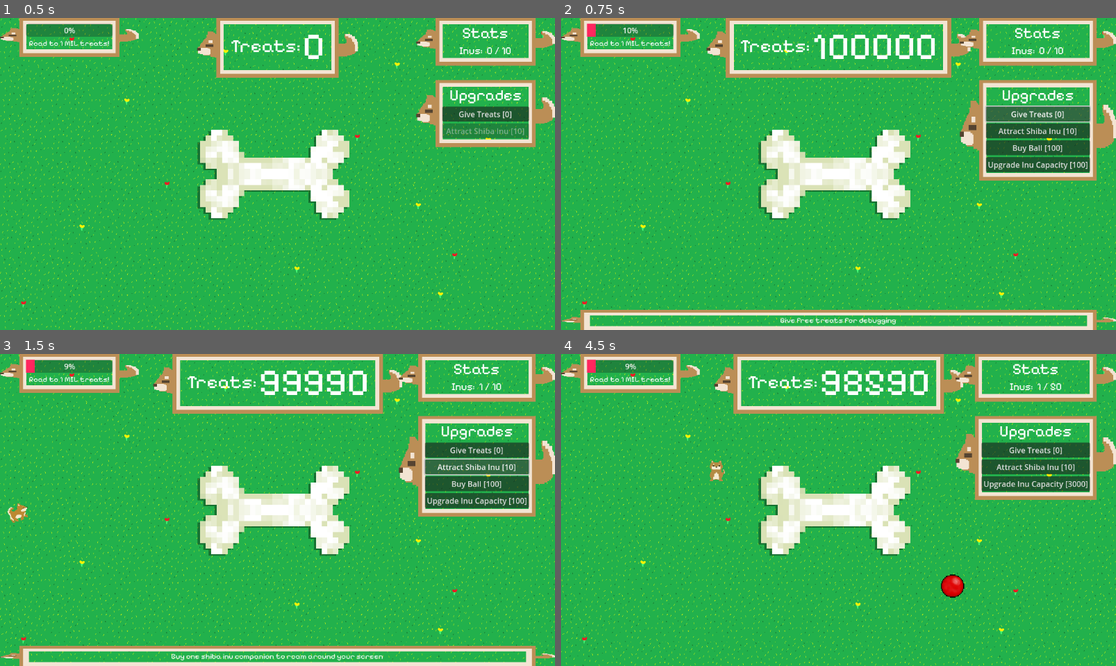
Above: before the commit, frames 1-4 (two rows, left to right).
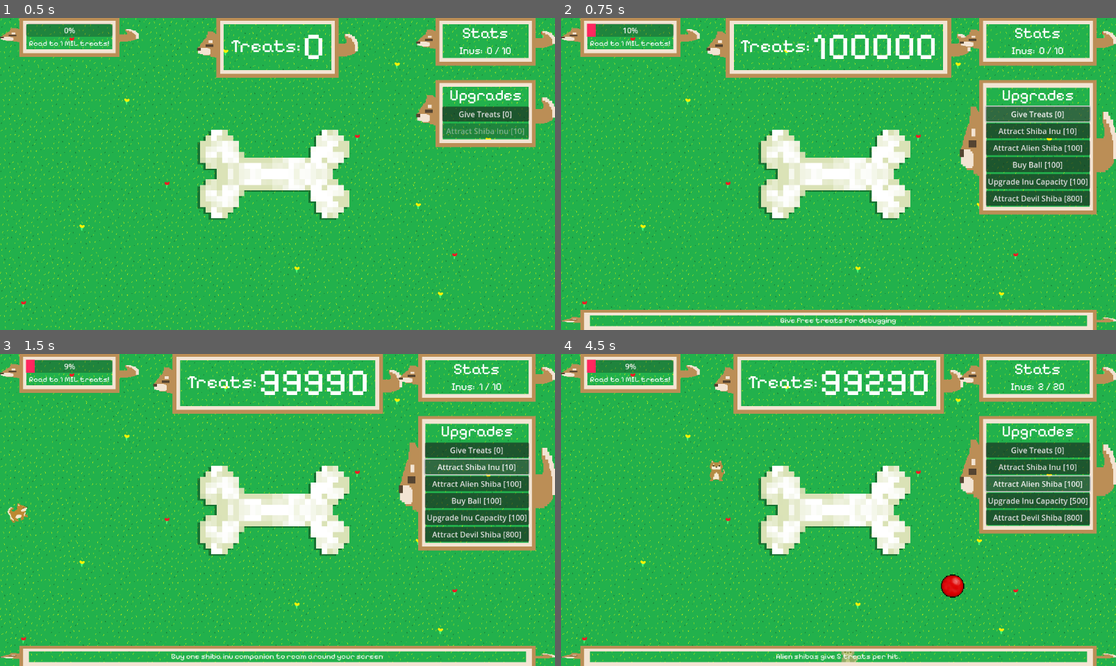
Above: after the commit, the same moments.

Repository: ejmejm/ShibaIdle
Game: Godot game, scene res://scenes/root.tscn
Same seed, same stepped clock (60 frames per second), same inputs: the game is played once before the commit and once after it.
Inputs (mouse positions are in pixels of both pictures, inside the frame that each line leads up to):
- Up to frame 1 (0.5 s): no input
- Up to frame 2 (0.75 s): click "Give Treats [0]" at 0.5 s
- Up to frame 3 (1.5 s): click "Attract Shiba Inu [10]" at 1.25 s
- Up to frame 4 (4.5 s): click "Buy Ball [100]" at 2 s; click "Upgrade Inu Capacity [100]" at 2.75 s; click "Upgrade Ball [400]" at 3.5 s; click (1038, 485) at 4.25 s, where only the run before the commit has a clickable "Upgrade Inu Capacity [800]"

Frame 1 is identical in both runs. In frame 2, 4.1% of the frame differs, in the area x 71-100%, y 22-64%; in frame 3, 4.1%; in frame 4, 9.1%, in the area x 0-100%, y 0-100%.

Commit message:
Added shiba spawners and upgrades

Diff:
--- a/inus/alien_inu.tscn
+++ b/inus/alien_inu.tscn
@@ -37,6 +37,7 @@
 
 [node name="InuStats" parent="." instance=ExtResource("2_3fj36")]
 unique_name_in_owner = true
+treat_power = 5
 
 [node name="Controller" type="CharacterBody2D" parent="."]
 unique_name_in_owner = true
--- a/inus/devil_inu.tscn
+++ b/inus/devil_inu.tscn
@@ -1,10 +1,11 @@
-[gd_scene load_steps=10 format=3 uid="uid://uscrfx11daoh"]
+[gd_scene load_steps=11 format=3 uid="uid://htug431y13l4"]
 
 [ext_resource type="Script" path="res://scripts/inu.gd" id="1_5lljb"]
 [ext_resource type="PackedScene" uid="uid://bmtny5iilm1dd" path="res://scenes/inu_stats.tscn" id="2_wb04f"]
-[ext_resource type="Script" path="res://scripts/inu_controller.gd" id="3_omr7r"]
+[ext_resource type="Script" path="res://scripts/devil_inu_controller.gd" id="3_ccxni"]
 [ext_resource type="Texture2D" uid="uid://dtkwmkgsyi4v5" path="res://sprites/DevilShibaWalk.png" id="4_yeaxq"]
 [ext_resource type="Texture2D" uid="uid://bd6b3dkvjnw1m" path="res://sprites/DevilStanding.png" id="5_2s5by"]
+[ext_resource type="Script" path="res://scripts/devil_overlap.gd" id="6_p2lcq"]
 
 [sub_resource type="AtlasTexture" id="AtlasTexture_cslqh"]
 atlas = ExtResource("4_yeaxq")
@@ -37,12 +38,13 @@
 
 [node name="InuStats" parent="." instance=ExtResource("2_wb04f")]
 unique_name_in_owner = true
+treat_power = 20
 
 [node name="Controller" type="CharacterBody2D" parent="."]
 unique_name_in_owner = true
 collision_layer = 2
 floor_max_angle = 0.0
-script = ExtResource("3_omr7r")
+script = ExtResource("3_ccxni")
 metadata/inu_type = "base_shiba_inu"
 
 [node name="ShibaSprite" type="AnimatedSprite2D" parent="Controller"]
@@ -60,4 +62,15 @@
 scale = Vector2(1.6, 1.3)
 shape = SubResource("RectangleShape2D_ynpdj")
 
+[node name="Area2D" type="Area2D" parent="."]
+collision_layer = 0
+collision_mask = 2
+script = ExtResource("6_p2lcq")
+
+[node name="CollisionShape2D" type="CollisionShape2D" parent="Area2D"]
+rotation = 1.5708
+scale = Vector2(1.6, 1.3)
+shape = SubResource("RectangleShape2D_ynpdj")
+
 [connection signal="ready" from="." to="." method="_on_ready"]
+[connection signal="body_entered" from="Area2D" to="Area2D" method="_on_body_entered"]
--- a/scenes/root.tscn
+++ b/scenes/root.tscn
@@ -124,6 +124,7 @@
 layer = 5
 
 [node name="DescriptionPanel" type="PanelContainer" parent="UICanvas"]
+unique_name_in_owner = true
 visible = false
 offset_top = 606.0
 offset_right = 1152.0
@@ -303,6 +304,7 @@
 
 [node name="BGmusic" type="AudioStreamPlayer" parent="."]
 stream = ExtResource("11_m2gjb")
+volume_db = -16.159
 autoplay = true
 parameters/looping = true
 
--- /dev/null
+++ b/scripts/devil_inu_controller.gd
@@ -0,0 +1,2 @@
+class_name DevilInuController
+extends InuController
--- /dev/null
+++ b/scripts/devil_overlap.gd
@@ -0,0 +1,14 @@
+extends Area2D
+
+
+@onready var spawner: SpawnManager = $/root/Root/GameManager/Spawner
+
+
+func _on_body_entered(body: Node2D) -> void:
+	if body is InuController:
+		var inu: Inu = body.get_parent()
+		var inu_container: Node = inu.get_parent()
+		if randf() < 1: # 0.02:
+			spawner.spawn_inu("ghost_shiba")
+			inu_container.remove_child(inu)
+			inu.queue_free()
--- a/scripts/spawner.gd
+++ b/scripts/spawner.gd
@@ -11,7 +11,12 @@
 
 static var INU_RESOURCES := {
 	"base_shiba_inu": preload("res://inus/shiba_inu.tscn"),
-	"double_shiba_inu": preload("res://inus/double_shiba_inu.tscn")
+	"double_shiba_inu": preload("res://inus/double_shiba_inu.tscn"),
+	"devil_shiba": preload("res://inus/devil_inu.tscn"),
+	"alien_shiba": preload("res://inus/alien_inu.tscn"),
+	"dark_shiba": preload("res://inus/dark_inu.tscn"),
+	"flower_shiba": preload("res://inus/flower_inu.tscn"),
+	"ghost_shiba": preload("res://inus/ghost_inu.tscn"),
 }
 
 static var BUILDING_RESOURCES := {
@@ -19,7 +24,7 @@
 	"factory": preload("res://scenes/treatfactory.tscn")
 }
 
-func spawn_inu(inu_type: String):
+func spawn_inu(inu_type: String, location: Vector2 = Vector2.ZERO):
 	if !INU_RESOURCES.has(inu_type):
 		push_error(
 			"Inu type '%s' cannot be spawned because that inu type does not exist" % inu_type)
@@ -27,10 +32,15 @@
 	var inu: Inu = INU_RESOURCES[inu_type].instantiate()
 	inu.visible = false
 	spawn_container.add_child(inu)
-	var tempos: Vector2 = Vector2(0,0)
-	while tempos.x >= -155 and tempos.x <= 155 and tempos.y >= -100 and tempos.y <=100:
-		tempos = Vector2(randi() % 2303 - 1151, randi() % 1295 - 647)
-	inu.position = tempos
+
+	if location == Vector2.ZERO:
+		var tempos: Vector2 = Vector2(0,0)
+		while tempos.x >= -155 and tempos.x <= 155 and tempos.y >= -100 and tempos.y <=100:
+			tempos = Vector2(randi() % 2303 - 1151, randi() % 1295 - 647)
+		inu.position = tempos
+	else:
+		inu.position = location
+
 	inu.visible = true
 	audiofx.stream = spawn_sound
 	audiofx.play()
--- a/scripts/upgrades_manager.gd
+++ b/scripts/upgrades_manager.gd
@@ -11,6 +11,8 @@
 		# Inus
 		"buy_shiba_inu": preload("res://upgrades/buy_shiba.gd").new(),
 		"buy_double_shiba_inu": preload("res://upgrades/buy_double_shiba.gd").new(),
+		"buy_devil_shiba": preload("res://upgrades/buy_devil_shiba.gd").new(),
+		"buy_alien_shiba": preload("res://upgrades/buy_alien_shiba.gd").new(),
 
 		# Buildings
 		"gym_upgrade": preload("res://upgrades/gym_upgrade.gd").new(),
--- /dev/null
+++ b/upgrades/buy_alien_shiba.gd
@@ -0,0 +1,31 @@
+class_name BuyAlienShibaUpgrade
+extends BaseUpgrade
+
+
+var spawner: SpawnManager
+
+
+func link_dependencies(tree: SceneTree):
+	spawner = tree.root.get_node("/root/Root/GameManager/%Spawner")
+
+
+func _init():
+	id = "buy_alien_shiba"
+	label = "Attract Alien Shiba"
+	description = "Alien shibas give 5 treats per hit."
+	cost = 100
+	max_purchases = -1
+	treats_to_unlock = 40
+
+
+func _on_purchase_logic():
+	spawner.spawn_inu("alien_shiba")
+	player_stats.n_current_inus += 1
+
+
+func _should_display_logic() -> bool:
+	return player_stats.n_current_inus < player_stats.max_inu_capacity
+
+
+func _is_purchasable_logic() -> bool:
+	return player_stats.n_current_inus < player_stats.max_inu_capacity
--- /dev/null
+++ b/upgrades/buy_devil_shiba.gd
@@ -0,0 +1,31 @@
+class_name BuyDevilUpgrade
+extends BaseUpgrade
+
+
+var spawner: SpawnManager
+
+
+func link_dependencies(tree: SceneTree):
+	spawner = tree.root.get_node("/root/Root/GameManager/%Spawner")
+
+
+func _init():
+	id = "buy_devil_shiba"
+	label = "Attract Devil Shiba"
+	description = "Devil shibas give 20 treats per hit, but beware! They may turn other shibas into ghosts."
+	cost = 800
+	max_purchases = -1
+	treats_to_unlock = 250
+
+
+func _on_purchase_logic():
+	spawner.spawn_inu("devil_shiba")
+	player_stats.n_current_inus += 1
+
+
+func _should_display_logic() -> bool:
+	return player_stats.n_current_inus < player_stats.max_inu_capacity
+
+
+func _is_purchasable_logic() -> bool:
+	return player_stats.n_current_inus < player_stats.max_inu_capacity
--- a/upgrades/inu_capacity_2.gd
+++ b/upgrades/inu_capacity_2.gd
@@ -6,9 +6,8 @@
 	id = "inu_capacity_2"
 	label = "Upgrade Inu Capacity"
 	description = "Increases the maximum number of inus you can have by 30"
-	cost = 800
+	cost = 500
 	max_purchases = 1
-	treats_to_unlock = 250
 
 
 func _on_purchase_logic():
--- a/upgrades/inu_capacity_3.gd
+++ b/upgrades/inu_capacity_3.gd
@@ -6,9 +6,8 @@
 	id = "inu_capacity_3"
 	label = "Upgrade Inu Capacity"
 	description = "Increases the maximum number of inus you can have by 50"
-	cost = 3000
+	cost = 2000
 	max_purchases = 1
-	treats_to_unlock = 1000
 
 
 func _on_purchase_logic():
--- a/upgrades/inu_capacity_4.gd
+++ b/upgrades/inu_capacity_4.gd
@@ -6,9 +6,8 @@
 	id = "inu_capacity_4"
 	label = "Upgrade Inu Capacity"
 	description = "Increases the maximum number of inus you can have by 100"
-	cost = 15000
+	cost = 10000
 	max_purchases = 1
-	treats_to_unlock = 5000
 
 
 func _on_purchase_logic():
--- a/upgrades/inu_capacity_5.gd
+++ b/upgrades/inu_capacity_5.gd
@@ -6,9 +6,8 @@
 	id = "inu_capacity_5"
 	label = "Upgrade Inu Capacity"
 	description = "Increases the maximum number of inus you can have by 200"
-	cost = 60000
+	cost = 20000
 	max_purchases = 1
-	treats_to_unlock = 20000
 
 
 func _on_purchase_logic():
--- a/upgrades/inu_capacity_6.gd
+++ b/upgrades/inu_capacity_6.gd
@@ -6,7 +6,7 @@
 	id = "inu_capacity_6"
 	label = "Upgrade Inu Capacity"
 	description = "Increases the maximum number of inus you can have by 200"
-	cost = 300000
+	cost = 40000
 	max_purchases = 1
 	treats_to_unlock = 100000
 
Not shown: 1 places in inus/alien_inu.tscn that only renumber resources
